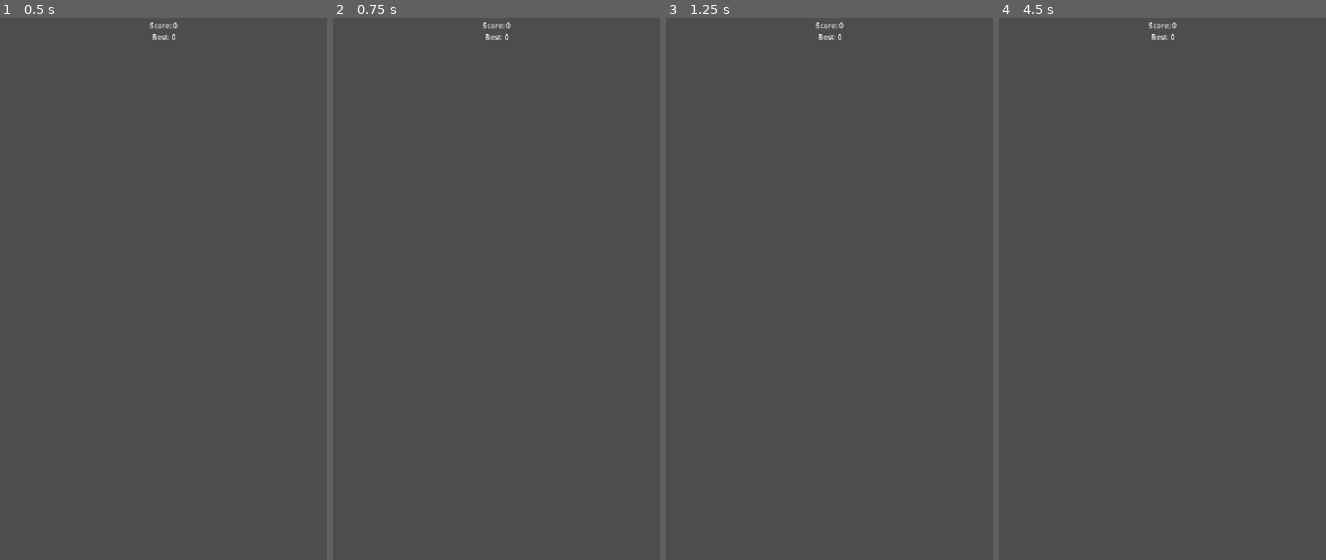
Above: before the commit, frames 1-4 (left to right).
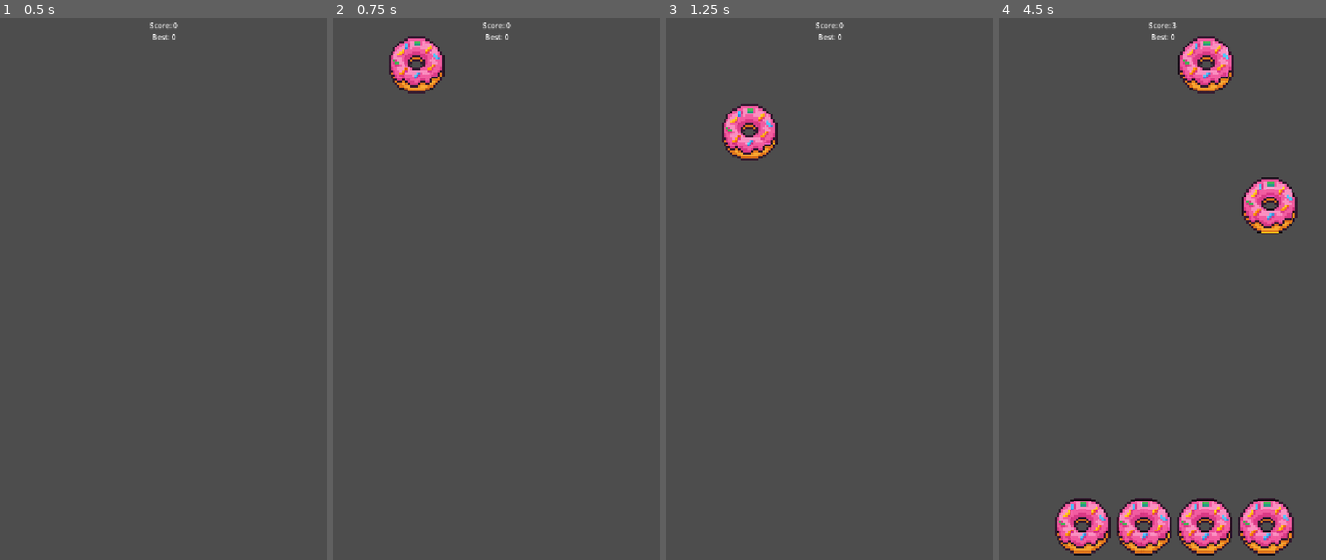
Above: after the commit, the same moments.

Repository: supervi5w4/donuttower
Game: Godot game, scene res://scenes/Game.tscn
The game is run twice, just before and just after one commit, with the same random seed, the same clock (stepped at 60 frames per second) and the same inputs.
Inputs (mouse positions are in pixels of both pictures, inside the frame that each line leads up to):
- Up to frame 1 (0.5 s): no input
- Up to frame 2 (0.75 s): tap Enter at 0.5 s; move the mouse to (568, 272) at 0.52 s; click (568, 272) at 0.67 s
- Up to frame 3 (1.25 s): no input
- Up to frame 4 (4.5 s): move the mouse to (1097, 326) at 1.27 s; click (1097, 326) at 1.42 s; move the mouse to (1195, 169) at 2.02 s; click (1195, 169) at 2.17 s; move the mouse to (1146, 419) at 2.77 s; click (1146, 419) at 2.92 s; move the mouse to (1260, 386) at 3.52 s; click (1260, 386) at 3.67 s; move the mouse to (1064, 213) at 4.27 s; click (1064, 213) at 4.42 s

Frame 1 is identical in both runs. In frame 2, 1.4% of the frame differs, in the area x 17-35%, y 3-14%; in frame 3, 1.4%; in frame 4, 8.5%, in the area x 17-92%, y 0-100%.

Commit message:
Add files via upload

Diff:
--- a/scenes/Game.tscn
+++ b/scenes/Game.tscn
@@ -37,6 +37,7 @@
 offset_right = 150.0
 offset_bottom = 80.0
 grow_horizontal = 2
+mouse_filter = 0
 text = "0"
 horizontal_alignment = 1
 vertical_alignment = 1
@@ -87,3 +88,6 @@
 limit_smoothed = true
 position_smoothing_enabled = true
 position_smoothing_speed = 8.0
+
+[connection signal="pressed" from="UI/UIRoot/GameOverPanel/Buttons/RestartButton" to="." method="_on_restart_pressed"]
+[connection signal="pressed" from="UI/UIRoot/GameOverPanel/Buttons/ContinueButton" to="." method="_on_continue_pressed"]
--- a/scripts/Donut.gd
+++ b/scripts/Donut.gd
@@ -41,6 +41,7 @@
 	if _missed_emitted:
 		return
 	if global_position.y > bottom_y_limit:
+		print("Donut missed! Y: ", global_position.y, " limit: ", bottom_y_limit)
 		_missed_emitted = true
 		emit_signal("missed")
 
@@ -55,16 +56,16 @@
 
 	if below_linear and below_angular:
 		_settle_timer += delta
+		if _settle_timer >= settle_time_required:
+			print("Donut settled! Y: ", global_position.y, " timer: ", _settle_timer)
+			# Заморозим как статик, чтобы башня не "ползла"
+			freeze_mode = RigidBody2D.FREEZE_MODE_STATIC
+			freeze = true
+			sleeping = true
+			_settled_emitted = true
+			emit_signal("settled")
 	else:
 		_settle_reset()
 
-	if _settle_timer >= settle_time_required:
-		# Заморозим как статик, чтобы башня не "ползла"
-		freeze_mode = RigidBody2D.FREEZE_MODE_STATIC
-		freeze = true
-		sleeping = true
-		_settled_emitted = true
-		emit_signal("settled")
-
 func _settle_reset() -> void:
 	_settle_timer = 0.0
--- a/scripts/Game.gd
+++ b/scripts/Game.gd
@@ -88,23 +88,41 @@
 			cam.position.x = VIRT_W * 0.5
 
 # ===== Ввод =====
-func _unhandled_input(event: InputEvent) -> void:
+func _input(event: InputEvent) -> void:
+	print("Input event received: ", event)
 	if event is InputEventScreenTouch and event.pressed:
+		print("Screen touch detected")
 		_on_tap(event.position)
 	elif event is InputEventMouseButton and event.pressed and event.button_index == MOUSE_BUTTON_LEFT:
+		print("Mouse button detected")
 		_on_tap(event.position)
 
+func _unhandled_input(event: InputEvent) -> void:
+	print("Unhandled input event received: ", event)
+	if event is InputEventScreenTouch and event.pressed:
+		print("Unhandled screen touch detected")
+		_on_tap(event.position)
+	elif event is InputEventMouseButton and event.pressed and event.button_index == MOUSE_BUTTON_LEFT:
+		print("Unhandled mouse button detected")
+		_on_tap(event.position)
+
 func _on_tap(_pos: Vector2) -> void:
+	print("Tap detected at: ", _pos, " State: ", _state)
 	if _state == GameState.READY:
+		print("Starting game...")
 		_start_game()
 		return
 	if _state != GameState.PLAY:
+		print("Game not in PLAY state: ", _state)
 		return
 	if game_over_panel.visible:
+		print("Game over panel is visible, blocking spawn")
 		return
 	if not _cooldown_ready():
+		print("Cooldown not ready")
 		return
 	var spawn_pos: Vector2 = spawner.get_spawn_position() if spawner != null else Vector2(VIRT_W * 0.5, 120.0)
+	print("Spawning donut at: ", spawn_pos)
 	_spawn_donut(spawn_pos)
 
 func _start_game() -> void:
@@ -116,10 +134,7 @@
 
 func _cooldown_ready() -> bool:
 	var t: float = float(Time.get_ticks_msec()) / 1000.0
-	if t - _last_spawn_time < SPAWN_COOLDOWN:
-		return false
-	_last_spawn_time = t
-	return true
+	return t - _last_spawn_time >= SPAWN_COOLDOWN
 
 # ===== Пул пончиков =====
 func _init_donut_pool() -> void:
@@ -138,18 +153,22 @@
 		donut_pool.append(d)
 
 func _spawn_donut(world_pos: Vector2) -> void:
+	print("_spawn_donut called with position: ", world_pos)
 	var d: RigidBody2D = _take_from_pool()
 	if d == null:
+		print("No donut in pool, creating new one")
 		var node: Node = DONUT_SCENE.instantiate()
 		d = node as RigidBody2D
 		if d == null:
+			print("ERROR: Donut scene root is not RigidBody2D!")
 			if node != null:
 				node.free()
 			return
 		add_child(d)
+	else:
+		print("Reusing donut from pool")
 
 	# Сброс состояний
-	d.reset_state()
 	d.freeze = false
 	d.linear_velocity = Vector2.ZERO
 	d.angular_velocity = 0.0
@@ -174,6 +193,10 @@
 	d.connect("missed", Callable(self, "_on_donut_missed").bind(donut_obj))
 
 	active_donuts.append(d)
+
+	# Обновляем время последнего спавна
+	_last_spawn_time = float(Time.get_ticks_msec()) / 1000.0
+	print("Donut spawned successfully! Active donuts: ", active_donuts.size())
 
 func _take_from_pool() -> RigidBody2D:
 	if donut_pool.is_empty():
@@ -189,11 +212,16 @@
 
 func _recycle_donut(d: RigidBody2D) -> void:
 	if d == null or not is_instance_valid(d):
+		print("Cannot recycle invalid donut")
 		return
 	if active_donuts.has(d):
+		print("Recycling donut from active list")
 		active_donuts.erase(d)
+	else:
+		print("Recycling donut not in active list")
 	_sleep_and_hide(d)
 	donut_pool.append(d)
+	print("Donut recycled. Active donuts: ", active_donuts.size())
 
 func _sleep_and_hide(d: RigidBody2D) -> void:
 	if d == null or not is_instance_valid(d):
@@ -209,11 +237,15 @@
 	if active_donuts.is_empty():
 		return
 	var threshold: float = cam.position.y + VIRT_H * 2.0 if cam != null else VIRT_H * 2.0
+	print("Cleanup threshold: ", threshold, " Camera Y: ", cam.position.y if cam != null else "null")
 	for d in active_donuts.duplicate():
 		if d == null or not is_instance_valid(d):
+			print("Removing invalid donut")
 			active_donuts.erase(d)
 			continue
+		print("Donut at Y: ", d.global_position.y, " threshold: ", threshold)
 		if d.global_position.y > threshold:
+			print("Recycling fallen donut at Y: ", d.global_position.y)
 			_recycle_donut(d)
 
 func _reset_donut_signals(d: RigidBody2D) -> void:
@@ -242,7 +274,9 @@
 func _on_donut_settled(donut_obj: Object) -> void:
 	var d: RigidBody2D = donut_obj as RigidBody2D
 	if d == null or not is_instance_valid(d):
-		return
+		print("Invalid donut in settled signal")
+		return
+	print("Donut settled at Y: ", d.global_position.y)
 	# Счёт
 	_score += 1
 	_update_score_label()
@@ -251,7 +285,12 @@
 	# Пересчитать сложность
 	_recalc_difficulty()
 
-func _on_donut_missed(_donut_obj: Object) -> void:
+func _on_donut_missed(donut_obj: Object) -> void:
+	var d: RigidBody2D = donut_obj as RigidBody2D
+	if d != null and is_instance_valid(d):
+		print("Donut missed at Y: ", d.global_position.y, " bottom_limit: ", d.get("bottom_y_limit"))
+	else:
+		print("Invalid donut in missed signal")
 	_set_game_over()
 
 # ===== Сложность: скорость каретки и запас камеры =====
